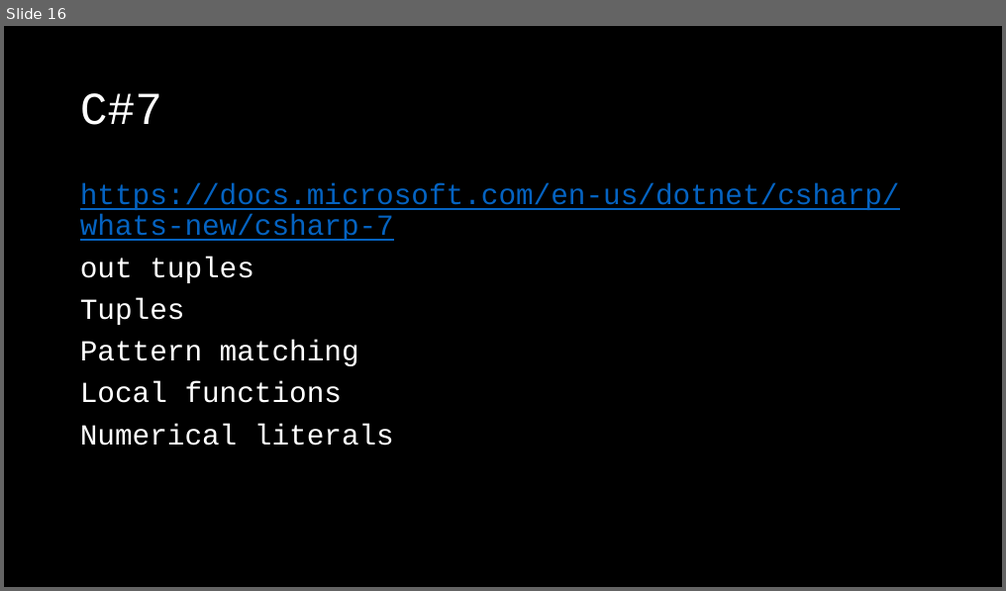
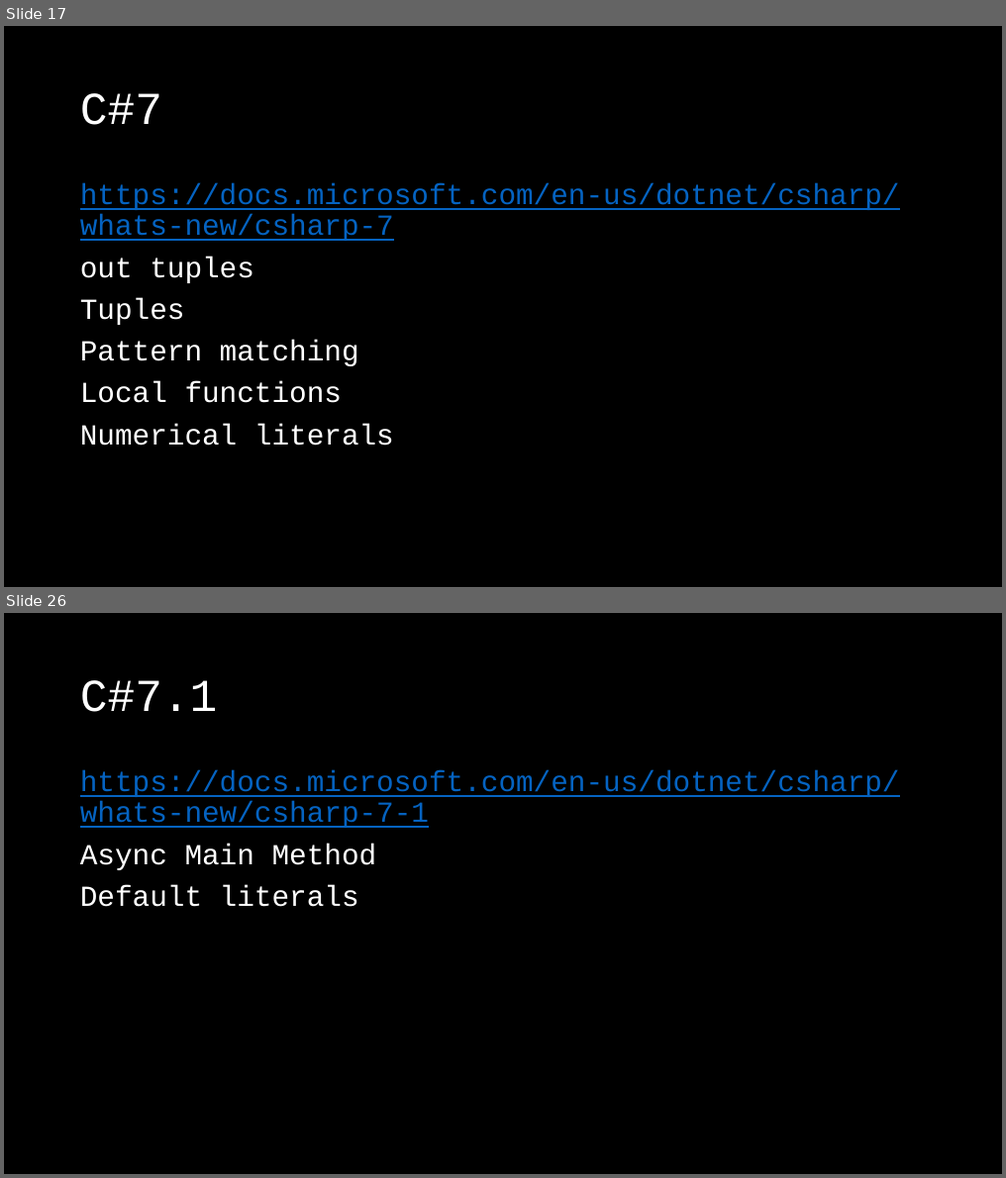
Before and after one commit to KlausLinzner/CSTrainings, a slide deck: WhatsNew.pptx. Shown one above the other, each under a label of ours: slide 16 before the commit, slides 17 and 26 after it; the slides between them are not shown. The pictures are 1006x591 and 1006x1178 pixels, drawn with LibreOffice and Linux fonts; fonts in the diff are those of the drawing; background and template pictures are left out. Boxes give left, top, right and bottom in pixels: in the first picture for what was removed or moved away, otherwise in the second. Text is boxed around its words. In the diff, an @@ line names an element or a change of style, - is before the commit and + after.

```diff
--- a/WhatsNew.pptx
+++ b/WhatsNew.pptx
@@ slide 26 added at [4, 613, 1002, 1174], background picture (left out) @@
@@ title added at [80, 680, 218, 712], 44 pt, text #FFFFFF @@
+C#7.1
@@ text added at [80, 770, 900, 907], 28 pt, text #0563C1, underline @@
+https://docs.microsoft.com/en-us/dotnet/csharp/whats-new/csharp-7-1
+Async Main Method
+Default literals
@@ what was slide 16 is now slide 17 @@
```
Also in this commit, not shown: 10 other slides added, 2 other files.
